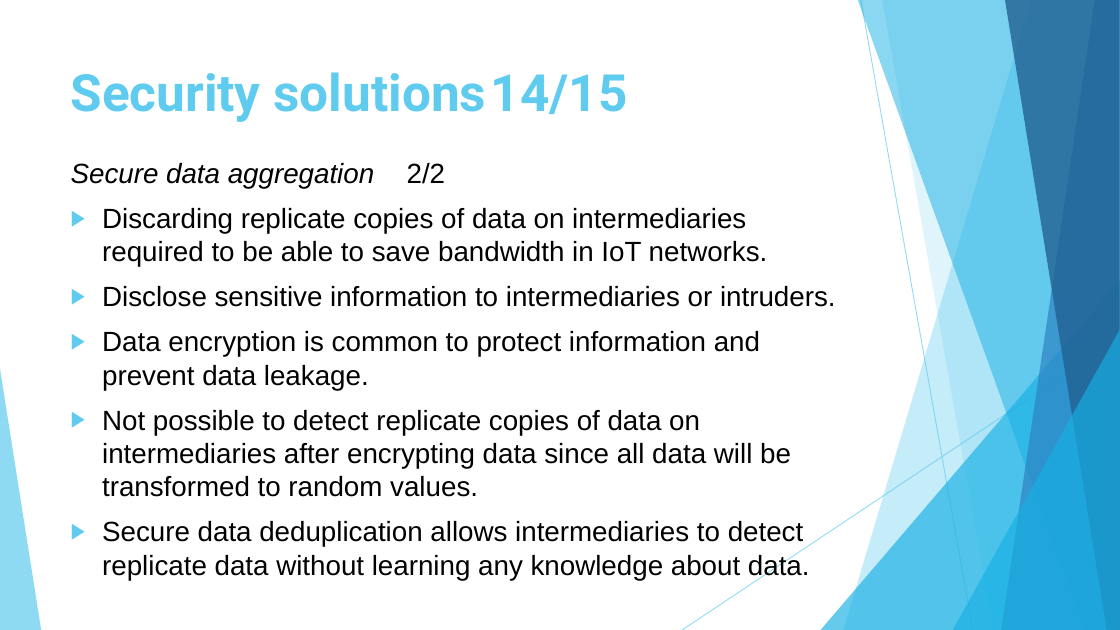
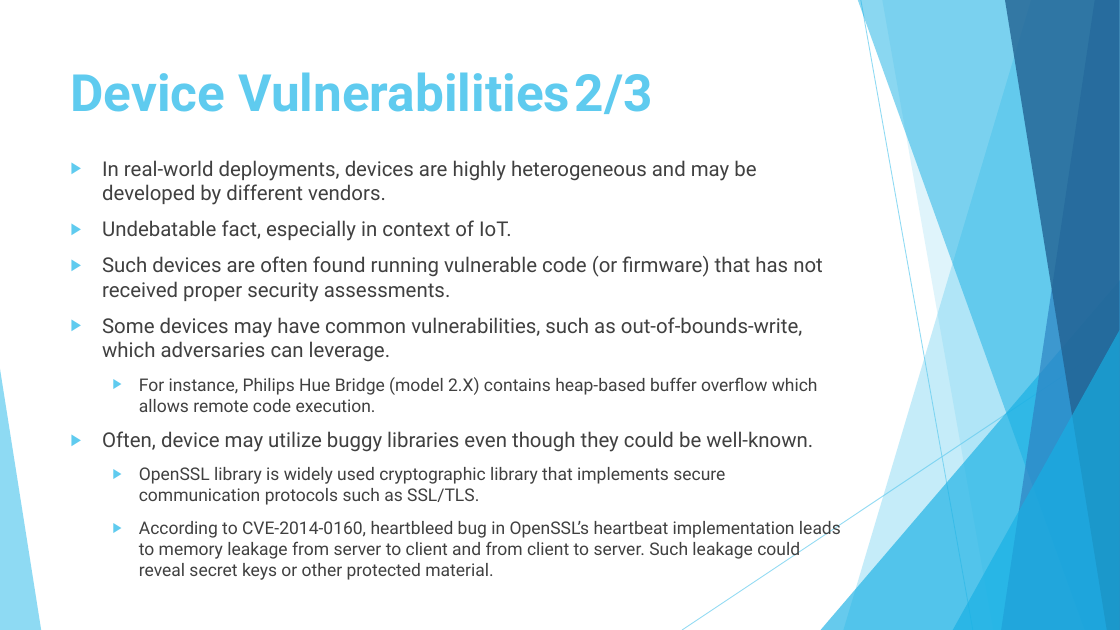
Before and after one commit to s2n-cnit/phd-stiet-cyber-security-approaches-cloud-edge-environments, a slide deck: slide 40 of slides/slides-4.pptx (slide 42 before the commit). Drawn at 1120x630 pixels with LibreOffice and Linux fonts; fonts in the diff are those of the drawing; background and template pictures are left out. Boxes give left, top, right and bottom in pixels: in the first picture for what was removed or moved away, otherwise in the second. Text is boxed around its words. In the diff, an @@ line names an element or a change of style, - is before the commit and + after.

```diff
--- a/slides/slides-4.pptx
+++ b/slides/slides-4.pptx
@@ title at [71, 72, 652, 114]: text changed @@
-Security solutions 14/15
+Device Vulnerabilities 2/3
@@ text at [102, 160, 841, 560]: text changed; size 23.8 to 17.5 pt; font Arial to Roboto; text colour #000000 to #404040 @@
-Secure data aggregation 2/2
-▶ Discarding replicate copies of data on intermediaries required to be able to save bandwidth in IoT networks.
-▶ Disclose sensitive information to intermediaries or intruders.
-▶ Data encryption is common to protect information and prevent data leakage.
-▶ Not possible to detect replicate copies of data on intermediaries after encrypting data since all data will be transformed to random values.
-▶ Secure data deduplication allows intermediaries to detect replicate data without learning any knowledge about data.
+▶ In real-world deployments, devices are highly heterogeneous and may be developed by different vendors.
+▶ Undebatable fact, especially in context of IoT.
+▶ Such devices are often found running vulnerable code (or firmware) that has not received proper security assessments.
+▶ Some devices may have common vulnerabilities, such as out-of-bounds-write, which adversaries can leverage.
+  ▶ For instance, Philips Hue Bridge (model 2.X) contains heap-based buffer overflow which allows remote code execution.
+▶ Often, device may utilize buggy libraries even though they could be well-known.
+  ▶ OpenSSL library is widely used cryptographic library that implements secure communication protocols such as SSL/TLS.
+  ▶ According to CVE-2014-0160, heartbleed bug in OpenSSL’s heartbeat implementation leads to memory leakage from server to client and from client to server. Such leakage could reveal secret keys or other protected material.
```
Also in this commit, not shown: 34 other slides changed, 93 slides added, 10 slides removed, 12 other files.
